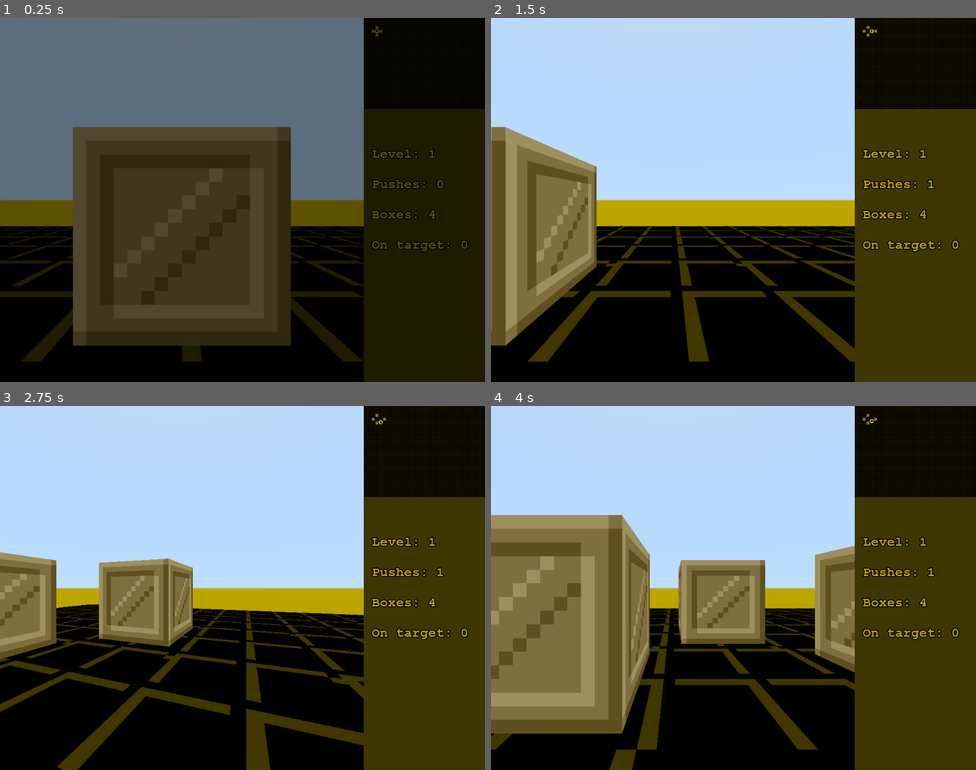
Above: before the commit, frames 1-4 (two rows, left to right).
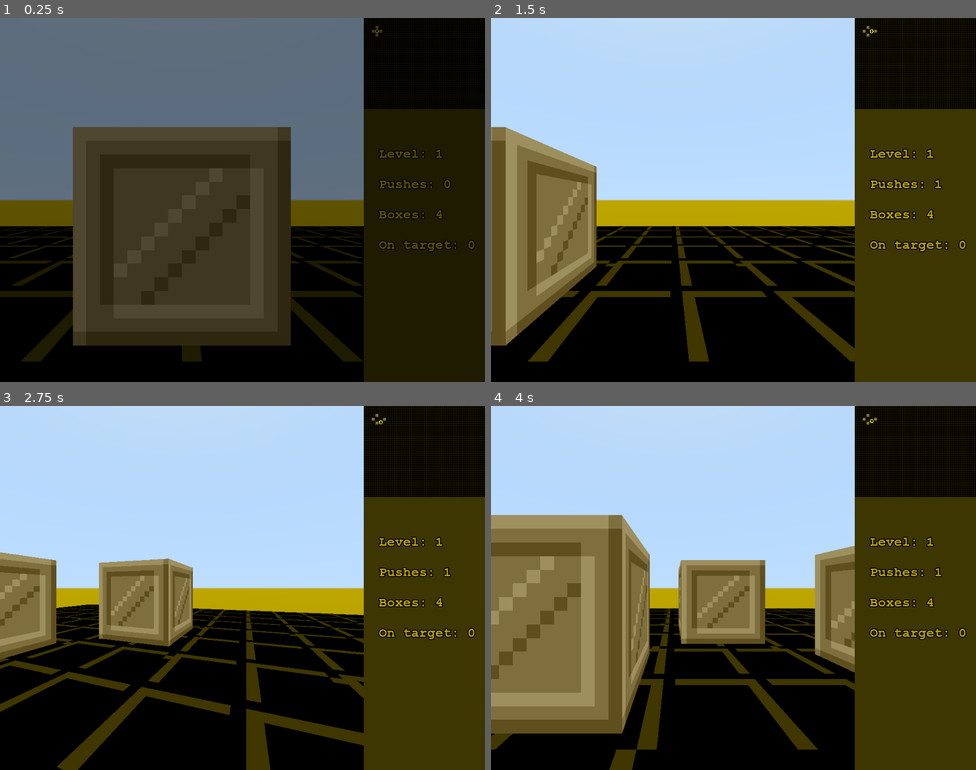
Above: after the commit, the same moments.

Repository: Drachenbauer/3D-Sokoban
Game: Godot game, scene res://scenes/GameWindow.tscn
Same seed, same stepped clock (60 frames per second), same inputs: the game is played once before the commit and once after it.
Inputs:
- Up to frame 1 (0.25 s): no input
- Up to frame 2 (1.5 s): hold D 0.53-1.28 s; hold Q 0.53-1.28 s; hold S from 1.28 s (still down); tap E at 1.35 s
- Up to frame 3 (2.75 s): release S at 2.03 s; hold D from 2.03 s (still down); hold Q from 2.03 s (still down)
- Up to frame 4 (4 s): release D at 2.78 s; release Q at 2.78 s; hold W 2.78-3.53 s; tap E at 2.85 s; hold A from 3.53 s (still down); hold Q from 3.53 s (still down)

The runs differ from the first frame. In frame 1, 0.7% of the frame differs, in the area x 76-98%, y 36-65%; in frame 2, 1.0%; in frame 3, 1.0%; in frame 4, 1.0%.

Commit message:
some changes

Diff:
--- a/assets/materials/OnTargetMaterial.tres
+++ b/assets/materials/OnTargetMaterial.tres
@@ -5,8 +5,8 @@
 [resource]
 albedo_texture = ExtResource( 1 )
 emission_enabled = true
-emission = Color( 0, 0, 0, 1 )
+emission = Color( 1, 1, 1, 1 )
 emission_energy = 1.0
-emission_operator = 0
+emission_operator = 1
 emission_on_uv2 = false
 emission_texture = ExtResource( 1 )
--- a/scenes/Box.tscn
+++ b/scenes/Box.tscn
@@ -1,7 +1,10 @@
-[gd_scene load_steps=7 format=2]
+[gd_scene load_steps=13 format=2]
 
 [ext_resource path="res://assets/materials/BoxMaterial.tres" type="Material" id=1]
 [ext_resource path="res://assets/materials/OnTargetMaterial.tres" type="Material" id=2]
+[ext_resource path="res://assets/BoxGrey.png" type="Texture" id=3]
+[ext_resource path="res://assets/BoxOnTarget.png" type="Texture" id=4]
+[ext_resource path="res://assets/Box.png" type="Texture" id=5]
 
 [sub_resource type="GDScript" id=3]
 script/source = "extends Spatial
@@ -69,6 +72,173 @@
 material = ExtResource( 2 )
 size = Vector3( 12, 12, 12 )
 
+[sub_resource type="Animation" id=5]
+resource_name = "Base"
+loop = true
+tracks/0/type = "value"
+tracks/0/path = NodePath("MeshInstance_2:mesh:material:emission_texture")
+tracks/0/interp = 1
+tracks/0/loop_wrap = true
+tracks/0/imported = false
+tracks/0/enabled = true
+tracks/0/keys = {
+"times": PoolRealArray( 0, 1 ),
+"transitions": PoolRealArray( 1, 1 ),
+"update": 1,
+"values": [ ExtResource( 4 ), ExtResource( 4 ) ]
+}
+tracks/1/type = "value"
+tracks/1/path = NodePath("MeshInstance_2:mesh:material:emission")
+tracks/1/interp = 1
+tracks/1/loop_wrap = true
+tracks/1/imported = false
+tracks/1/enabled = true
+tracks/1/keys = {
+"times": PoolRealArray( 0, 1 ),
+"transitions": PoolRealArray( 1, 1 ),
+"update": 0,
+"values": [ Color( 1, 1, 1, 1 ), Color( 1, 1, 1, 1 ) ]
+}
+tracks/2/type = "value"
+tracks/2/path = NodePath("MeshInstance_2:mesh:material:albedo_texture")
+tracks/2/interp = 1
+tracks/2/loop_wrap = true
+tracks/2/imported = false
+tracks/2/enabled = true
+tracks/2/keys = {
+"times": PoolRealArray( 0, 1 ),
+"transitions": PoolRealArray( 1, 1 ),
+"update": 1,
+"values": [ ExtResource( 4 ), ExtResource( 4 ) ]
+}
+tracks/3/type = "value"
+tracks/3/path = NodePath("MeshInstance_2:mesh:material:albedo_color")
+tracks/3/interp = 1
+tracks/3/loop_wrap = true
+tracks/3/imported = false
+tracks/3/enabled = true
+tracks/3/keys = {
+"times": PoolRealArray( 0, 1 ),
+"transitions": PoolRealArray( 1, 1 ),
+"update": 0,
+"values": [ Color( 1, 1, 1, 1 ), Color( 1, 1, 1, 1 ) ]
+}
+
+[sub_resource type="Animation" id=6]
+length = 0.001
+tracks/0/type = "value"
+tracks/0/path = NodePath("MeshInstance_2:mesh:material:albedo_texture")
+tracks/0/interp = 1
+tracks/0/loop_wrap = true
+tracks/0/imported = false
+tracks/0/enabled = true
+tracks/0/keys = {
+"times": PoolRealArray( 0 ),
+"transitions": PoolRealArray( 1 ),
+"update": 0,
+"values": [ ExtResource( 4 ) ]
+}
+tracks/1/type = "value"
+tracks/1/path = NodePath("MeshInstance_2:mesh:material:albedo_color")
+tracks/1/interp = 1
+tracks/1/loop_wrap = true
+tracks/1/imported = false
+tracks/1/enabled = true
+tracks/1/keys = {
+"times": PoolRealArray( 0 ),
+"transitions": PoolRealArray( 1 ),
+"update": 0,
+"values": [ Color( 1, 1, 1, 1 ) ]
+}
+tracks/2/type = "value"
+tracks/2/path = NodePath("MeshInstance_1:mesh:material:emission_texture")
+tracks/2/interp = 1
+tracks/2/loop_wrap = true
+tracks/2/imported = false
+tracks/2/enabled = true
+tracks/2/keys = {
+"times": PoolRealArray( 0 ),
+"transitions": PoolRealArray( 1 ),
+"update": 0,
+"values": [ ExtResource( 5 ) ]
+}
+tracks/3/type = "value"
+tracks/3/path = NodePath("MeshInstance_2:mesh:material:emission_texture")
+tracks/3/interp = 1
+tracks/3/loop_wrap = true
+tracks/3/imported = false
+tracks/3/enabled = true
+tracks/3/keys = {
+"times": PoolRealArray( 0 ),
+"transitions": PoolRealArray( 1 ),
+"update": 0,
+"values": [ ExtResource( 4 ) ]
+}
+tracks/4/type = "value"
+tracks/4/path = NodePath("MeshInstance_2:mesh:material:emission")
+tracks/4/interp = 1
+tracks/4/loop_wrap = true
+tracks/4/imported = false
+tracks/4/enabled = true
+tracks/4/keys = {
+"times": PoolRealArray( 0 ),
+"transitions": PoolRealArray( 1 ),
+"update": 0,
+"values": [ Color( 1, 1, 1, 1 ) ]
+}
+
+[sub_resource type="Animation" id=7]
+resource_name = "Rainbow"
+length = 2.4
+tracks/0/type = "value"
+tracks/0/path = NodePath("MeshInstance_2:mesh:material:albedo_texture")
+tracks/0/interp = 1
+tracks/0/loop_wrap = true
+tracks/0/imported = false
+tracks/0/enabled = true
+tracks/0/keys = {
+"times": PoolRealArray( 0, 2.4 ),
+"transitions": PoolRealArray( 1, 1 ),
+"update": 1,
+"values": [ ExtResource( 3 ), ExtResource( 3 ) ]
+}
+tracks/1/type = "value"
+tracks/1/path = NodePath("MeshInstance_2:mesh:material:albedo_color")
+tracks/1/interp = 1
+tracks/1/loop_wrap = true
+tracks/1/imported = false
+tracks/1/enabled = true
+tracks/1/keys = {
+"times": PoolRealArray( 0, 0.2, 0.4, 0.6, 0.8, 1, 1.2, 1.4, 1.6, 1.8, 2, 2.2, 2.4 ),
+"transitions": PoolRealArray( 1, 1, 1, 1, 1, 1, 1, 1, 1, 1, 1, 1, 1 ),
+"update": 0,
+"values": [ Color( 1, 0, 0, 1 ), Color( 1, 1, 0, 1 ), Color( 0, 1, 0, 1 ), Color( 0, 1, 1, 1 ), Color( 0, 0, 1, 1 ), Color( 1, 0, 1, 1 ), Color( 1, 0, 0, 1 ), Color( 1, 1, 0, 1 ), Color( 0, 1, 0, 1 ), Color( 0, 1, 1, 1 ), Color( 0, 0, 1, 1 ), Color( 1, 0, 1, 1 ), Color( 1, 0, 0, 1 ) ]
+}
+tracks/2/type = "value"
+tracks/2/path = NodePath("MeshInstance_2:mesh:material:emission_texture")
+tracks/2/interp = 1
+tracks/2/loop_wrap = true
+tracks/2/imported = false
+tracks/2/enabled = true
+tracks/2/keys = {
+"times": PoolRealArray( 0, 2.4 ),
+"transitions": PoolRealArray( 1, 1 ),
+"update": 1,
+"values": [ ExtResource( 3 ), ExtResource( 3 ) ]
+}
+tracks/3/type = "value"
+tracks/3/path = NodePath("MeshInstance_2:mesh:material:emission")
+tracks/3/interp = 1
+tracks/3/loop_wrap = true
+tracks/3/imported = false
+tracks/3/enabled = true
+tracks/3/keys = {
+"times": PoolRealArray( 0, 0.2, 0.4, 0.6, 0.8, 1, 1.2, 1.4, 1.6, 1.8, 2, 2.2, 2.4 ),
+"transitions": PoolRealArray( 1, 1, 1, 1, 1, 1, 1, 1, 1, 1, 1, 1, 1 ),
+"update": 0,
+"values": [ Color( 1, 0, 0, 1 ), Color( 1, 1, 0, 1 ), Color( 0, 1, 0, 1 ), Color( 0, 1, 1, 1 ), Color( 0, 0, 1, 1 ), Color( 1, 0, 1, 1 ), Color( 1, 0, 0, 1 ), Color( 1, 1, 0, 1 ), Color( 0, 1, 0, 1 ), Color( 0, 1, 1, 1 ), Color( 0, 0, 1, 1 ), Color( 1, 0, 1, 1 ), Color( 1, 0, 0, 1 ) ]
+}
+
 [node name="Box" type="Spatial" groups=["Boxes"]]
 script = SubResource( 3 )
 
@@ -82,3 +252,8 @@
 visible = false
 mesh = SubResource( 4 )
 material/0 = null
+
+[node name="AnimationPlayer" type="AnimationPlayer" parent="."]
+anims/Base = SubResource( 5 )
+anims/RESET = SubResource( 6 )
+anims/Rainbow = SubResource( 7 )
--- a/scenes/Fader.tscn
+++ b/scenes/Fader.tscn
@@ -17,7 +17,6 @@
 
 func fade_in():
 	animation.play(\"FadeIn\")
-	return animation
 
 
 func fade_out():
--- a/scenes/Game.tscn
+++ b/scenes/Game.tscn
@@ -17,6 +17,7 @@
 # Called when the node enters the scene tree for the first time.
 func _ready():
 	fader.fade_in()
+	get_tree().paused = false
 
 # Called every frame. 'delta' is the elapsed time since the previous frame.
 func _process(_delta):
@@ -30,10 +31,9 @@
 
 func new_level():
 	if G.on_target == G.boxes:
+		var animation = fader.fade_out()
+		yield(animation, \"animation_finished\")
 		if G.level < G.MAPS.size():
-			var animation = fader.fade_out()
-			yield(animation, \"animation_finished\")
-			get_tree().paused = false
 			G.level += 1
 			G.pushes = 0
 			G.boxes = 0
@@ -41,13 +41,12 @@
 			G.pushes_player = []
 			G.pushes_boxes = []
 			get_tree().reload_current_scene()
-			fader.fade_in()
 		else:
 			win()
 
 
 func win():
-	get_tree().paused = true
+	pass
 
 
 func _on_OptionPanel_refresh():
--- a/scenes/GameWindow.tscn
+++ b/scenes/GameWindow.tscn
@@ -38,10 +38,10 @@
 
 
 func update_Labels():
-	level.text = \" Level: \" + str(G.level)
-	pushes.text = \" Pushes: \" + str(G.pushes)
-	boxes.text = \" Boxes: \" + str(G.boxes)
-	on_target.text = \" On target: \" + str(G.on_target)
+	level.text = \"Level: %s\" % G.level
+	pushes.text = \"Pushes: %s\" % G.pushes
+	boxes.text = \"Boxes: %s\" % G.boxes
+	on_target.text = \"On target: %s\" % G.on_target
 "
 
 [sub_resource type="Theme" id=2]
@@ -83,7 +83,7 @@
 region_rect = Rect2( 0, 0, 256, 192 )
 
 [node name="Level" type="Label" parent="."]
-margin_left = 768.0
+margin_left = 800.0
 margin_top = 256.0
 margin_right = 1024.0
 margin_bottom = 320.0
@@ -96,7 +96,7 @@
 valign = 1
 
 [node name="Pushes" type="Label" parent="."]
-margin_left = 768.0
+margin_left = 800.0
 margin_top = 320.0
 margin_right = 1024.0
 margin_bottom = 384.0
@@ -109,7 +109,7 @@
 valign = 1
 
 [node name="Boxes" type="Label" parent="."]
-margin_left = 768.0
+margin_left = 800.0
 margin_top = 384.0
 margin_right = 1024.0
 margin_bottom = 448.0
@@ -122,7 +122,7 @@
 valign = 1
 
 [node name="OnTarget" type="Label" parent="."]
-margin_left = 768.0
+margin_left = 800.0
 margin_top = 448.0
 margin_right = 1024.0
 margin_bottom = 512.0
--- a/scenes/Level.tscn
+++ b/scenes/Level.tscn
@@ -66,12 +66,16 @@
 		for z in range(G.MAPS[level - 1][y].size() - 1):
 			for x in range(G.MAPS[level - 1][y][z].size() - 1):
 				if G.MAPS[level - 1][y][z][x] == 1:
-					set_cell_item(x, y, z, G.wall_type, 10)
+					set_cell_item(x, y, z, G.wall_type, 0)
 
 	var wall_positions = get_used_cells()
 	for wall_pos in wall_positions:
 		if wall_pos.x < grid_size.x and wall_pos.y < grid_size.y and wall_pos.z < grid_size.z:
 			grid[wall_pos.x][wall_pos.y][wall_pos.z] = WALL
+
+	print(get_cell_item(0, 0, 0))
+	print(get_cell_item(1, 0, 0))
+
 
 
 func generate_targets():
@@ -79,7 +83,7 @@
 		for z in range(G.MAPS[level - 1][y].size() - 1):
 			for x in range(G.MAPS[level - 1][y][z].size() - 1):
 				if G.MAPS[level - 1][y][z][x] == 2:
-					targets.set_cell_item(x, y, z, G.wall_type, 10)
+					targets.set_cell_item(x, y, z, G.wall_type, 0)
 
 	var target_positions = targets.get_used_cells()
 	for target_pos in target_positions:
@@ -175,7 +179,7 @@
 mesh_library = ExtResource( 2 )
 cell_size = Vector3( 16, 16, 16 )
 data = {
-"cells": PoolIntArray(  )
+"cells": PoolIntArray( 0, 0, 0, 1, 0, 1 )
 }
 script = SubResource( 10 )
 __meta__ = {
Binary file added: assets/BoxGrey.png
Not shown, added: assets/BoxGrey.png.import
